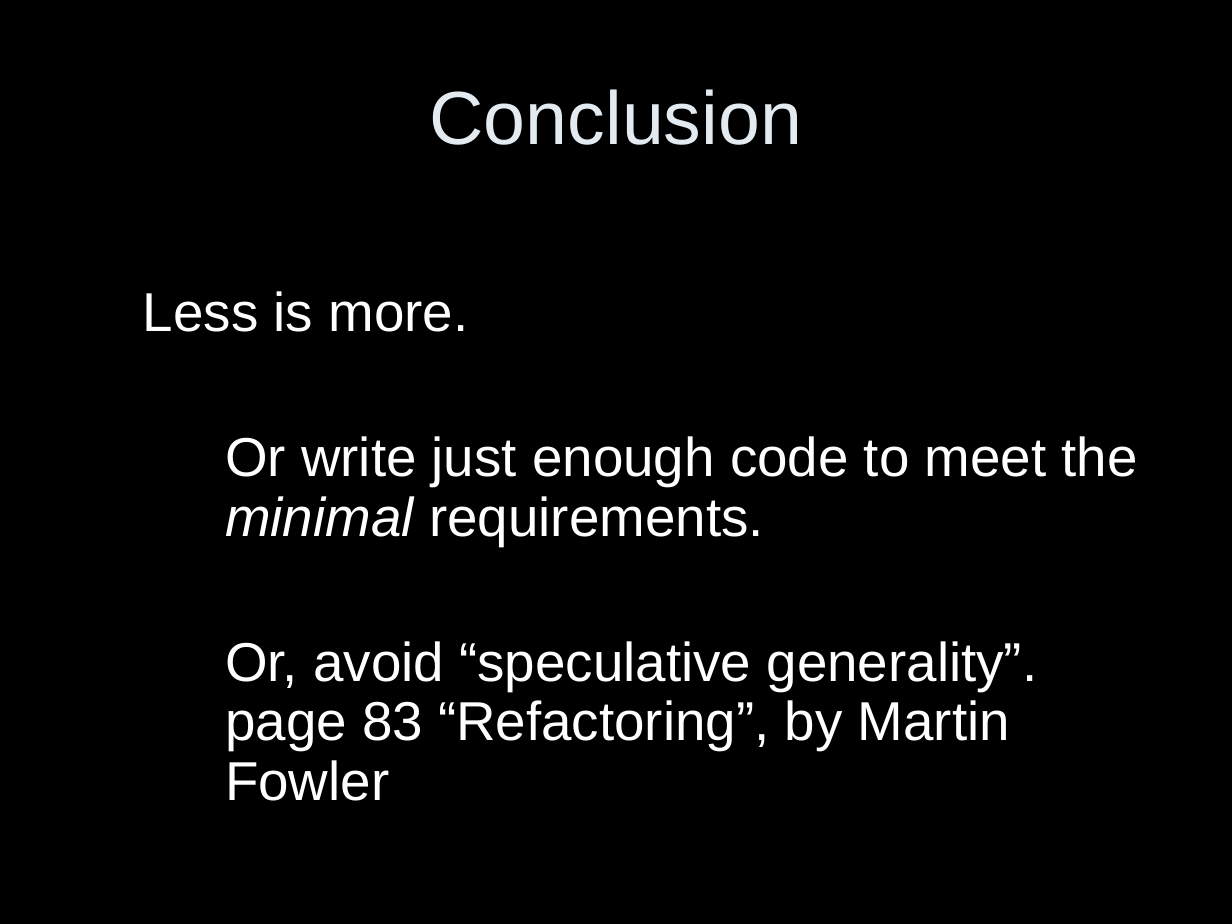
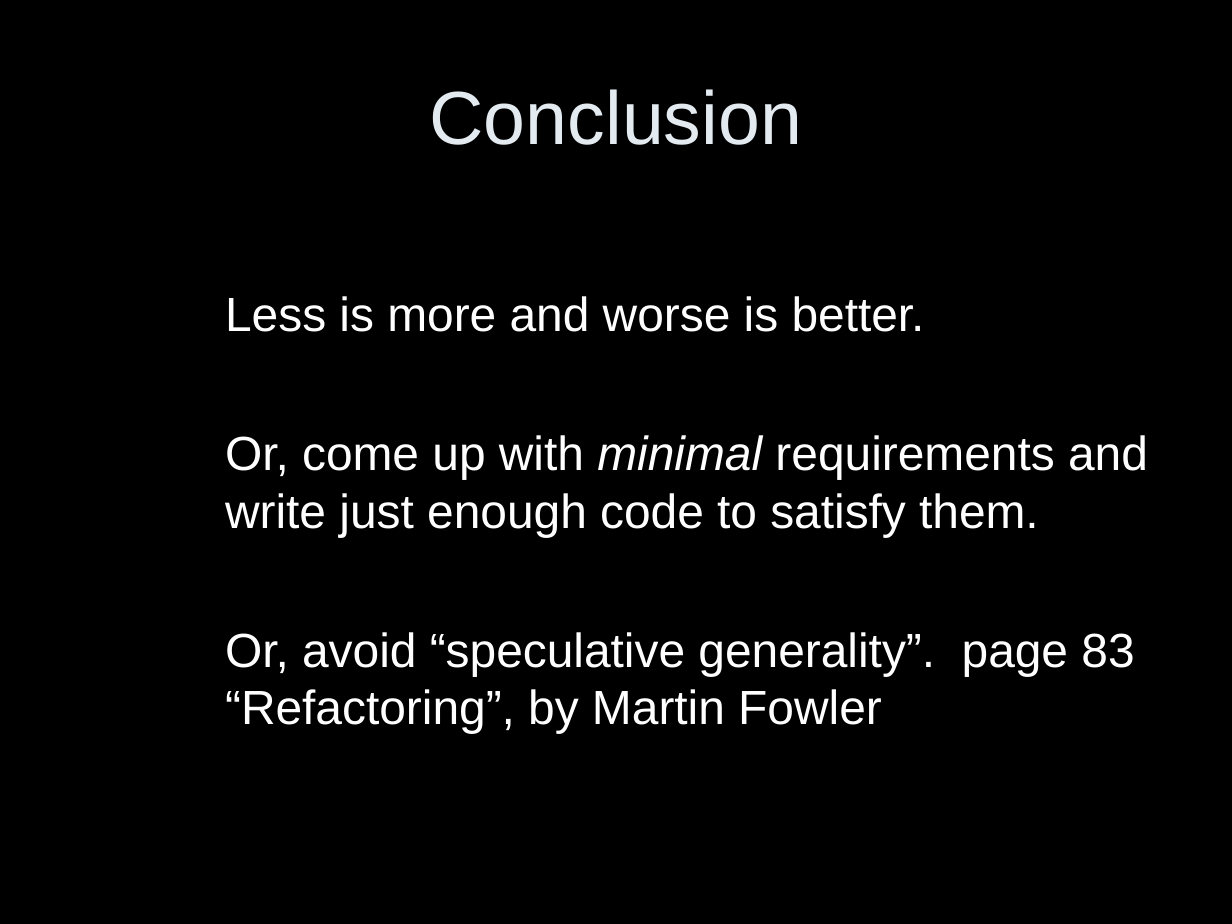
Before and after one commit to vs/junit4, a slide deck: slide 11 of modules/slf4j/slf4j-site/src/site/resources/slf4j-in-10-slides.ppt. Drawn at 1232x924 pixels with LibreOffice and Linux fonts; fonts in the diff are those of the drawing. Boxes give left, top, right and bottom in pixels: in the first picture for what was removed or moved away, otherwise in the second. Text is boxed around its words. In the diff, an @@ line names an element or a change of style, - is before the commit and + after.

```diff
--- a/modules/slf4j/slf4j-site/src/site/resources/slf4j-in-10-slides.ppt
+++ b/modules/slf4j/slf4j-site/src/site/resources/slf4j-in-10-slides.ppt
@@ text at [225, 296, 1148, 537]: text changed; size 32 to 28 pt @@
-Less is more.
-Or write just enough code to meet the minimal requirements.
+Less is more and worse is better.
+Or, come up with minimal requirements and write just enough code to satisfy them.
@@ text at [225, 632, 1134, 734]: size 32 to 28 pt in "Or, avoid “speculative generality”. page 83 “Refactoring”, ..."; line spacing 0.9 to 1; less space between paragraphs @@
```
Also in this commit, not shown: 1 other slide changed.
